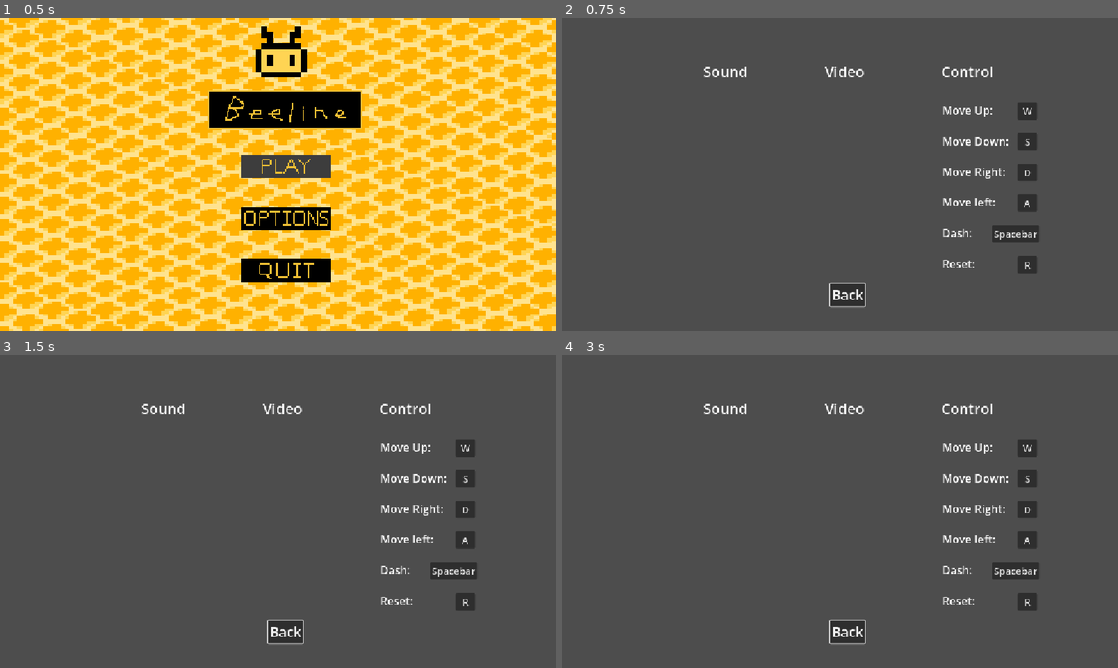
Above: before the commit, frames 1-4 (two rows, left to right).
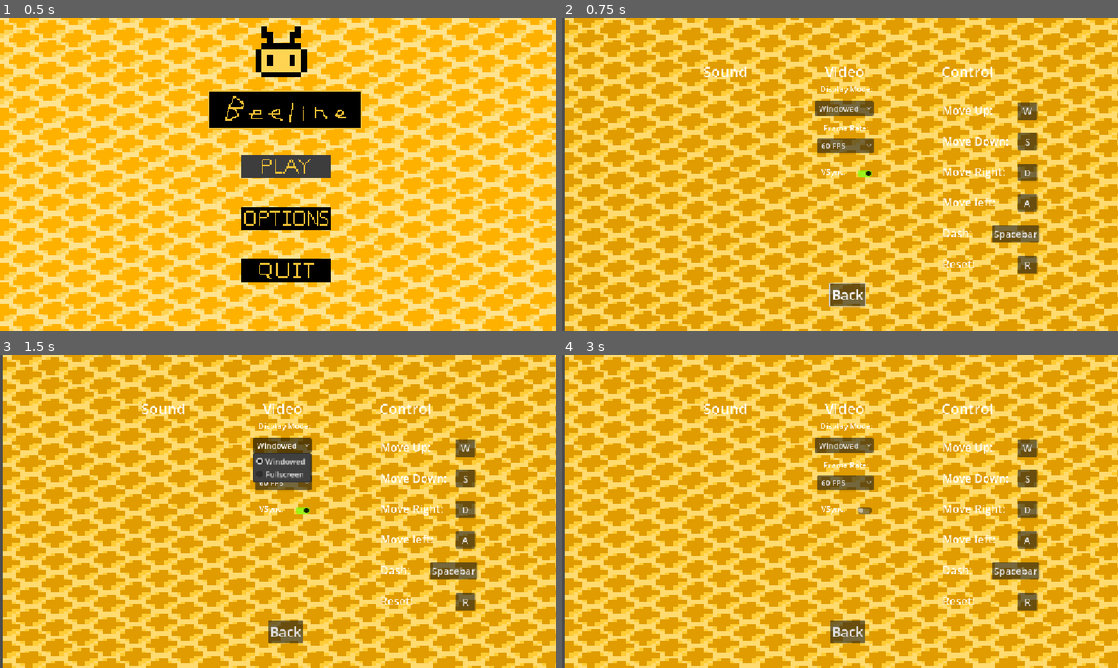
Above: after the commit, the same moments.

Repository: futurefleagames-lab/bee-line
Game: Godot game, scene res://scenes/menus/main_menu.tscn
Two runs of this game, one before a commit and one after it. Both use one fixed random seed, a clock stepped at 60 frames per second and the inputs below.
Inputs (mouse positions are in pixels of both pictures, inside the frame that each line leads up to):
- Up to frame 1 (0.5 s): no input
- Up to frame 2 (0.75 s): click (862, 218) at 0.5 s
- Up to frame 3 (1.5 s): click (283, 445) at 1.25 s, where only the run after the commit has a clickable "Windowed"
- Up to frame 4 (3 s): click (845, 483) at 2 s, where only the run after the commit has a clickable "60 FPS"; click (862, 511) at 2.77 s

Frame 1 is identical in both runs. In frame 2, 99% of the frame differs, in the area x 0-100%, y 0-100%; in frame 3, 98%; in frame 4, 99%.

Commit message:
added a few more options and replaced started polish on options menu.

Diff:
--- a/scenes/menus/options_menu.tscn
+++ b/scenes/menus/options_menu.tscn
@@ -1,6 +1,7 @@
 [gd_scene format=3 uid="uid://bys5wdfpiet3f"]
 
 [ext_resource type="Script" uid="uid://b1ntnnfmekqmp" path="res://scripts/menus/options_menu.gd" id="1_6r3ve"]
+[ext_resource type="Texture2D" uid="uid://dtxjau47kyelr" path="res://assets/honeycomb-darker.png" id="2_60mby"]
 
 [node name="OptionsMenu" type="Control" unique_id=1566570124]
 layout_mode = 3
@@ -152,6 +153,81 @@
 theme_override_font_sizes/font_size = 20
 text = "R"
 
+[node name="DisplayModeLabel" type="Label" parent="." unique_id=756043073]
+layout_mode = 0
+offset_left = 529.0
+offset_top = 135.0
+offset_right = 638.0
+offset_bottom = 158.0
+text = "Display Mode:"
+
+[node name="DisplayMode" type="OptionButton" parent="DisplayModeLabel" unique_id=384367134]
+unique_name_in_owner = true
+layout_mode = 0
+offset_left = -11.0
+offset_top = 37.0
+offset_right = 111.0
+offset_bottom = 68.0
+item_count = 2
+popup/item_0/text = "Windowed"
+popup/item_0/id = 0
+popup/item_1/text = "Fullscreen"
+popup/item_1/id = 1
+
+[node name="FrameRateLabel" type="Label" parent="." unique_id=1508118316]
+layout_mode = 0
+offset_left = 536.0
+offset_top = 216.0
+offset_right = 629.0
+offset_bottom = 239.0
+text = "Frame Rate:"
+
+[node name="FrameRate" type="OptionButton" parent="FrameRateLabel" unique_id=236729848]
+unique_name_in_owner = true
+layout_mode = 0
+offset_left = -13.0
+offset_top = 33.0
+offset_right = 104.0
+offset_bottom = 64.0
+item_count = 5
+popup/item_0/text = "30 FPS"
+popup/item_0/id = 0
+popup/item_1/text = "60 FPS"
+popup/item_1/id = 1
+popup/item_2/text = "120 FPS"
+popup/item_2/id = 2
+popup/item_3/text = "144 FPS"
+popup/item_3/id = 3
+popup/item_4/text = "Unlimited"
+popup/item_4/id = 4
+
+[node name="VSyncLabel" type="Label" parent="." unique_id=1529519050]
+layout_mode = 0
+offset_left = 531.0
+offset_top = 307.0
+offset_right = 581.0
+offset_bottom = 330.0
+text = "VSync:"
+
+[node name="VSync" type="CheckButton" parent="VSyncLabel" unique_id=1375839887]
+unique_name_in_owner = true
+layout_mode = 0
+offset_left = 68.0
+offset_top = 3.0
+offset_right = 112.0
+offset_bottom = 27.0
+
+[node name="bg" type="TextureRect" parent="." unique_id=354691138]
+z_index = -1
+layout_mode = 1
+anchors_preset = 15
+anchor_right = 1.0
+anchor_bottom = 1.0
+grow_horizontal = 2
+grow_vertical = 2
+mouse_filter = 2
+texture = ExtResource("2_60mby")
+
 [connection signal="pressed" from="upbutton" to="." method="_on_upbutton_pressed"]
 [connection signal="pressed" from="downbutton" to="." method="_on_downbutton_pressed"]
 [connection signal="pressed" from="rightbutton" to="." method="_on_rightbutton_pressed"]
@@ -159,3 +235,6 @@
 [connection signal="pressed" from="Quit" to="." method="_on_quit_pressed"]
 [connection signal="pressed" from="dashbutton" to="." method="_on_dashbutton_pressed"]
 [connection signal="pressed" from="resetbutton" to="." method="_on_resetbutton_pressed"]
+[connection signal="item_selected" from="DisplayModeLabel/DisplayMode" to="." method="_on_display_mode_item_selected"]
+[connection signal="item_selected" from="FrameRateLabel/FrameRate" to="." method="_on_frame_rate_item_selected"]
+[connection signal="toggled" from="VSyncLabel/VSync" to="." method="_on_v_sync_toggled"]
--- a/scripts/menus/options_menu.gd
+++ b/scripts/menus/options_menu.gd
@@ -2,6 +2,7 @@
 
 func _ready() -> void:
 	%Quit.grab_focus()
+	load_video_settings()
 
 #this script ought to handle most, if not everything in the options menu
 
@@ -79,8 +80,22 @@
 
 
 #VIDEO
+func _on_display_mode_item_selected(index: int) -> void:
+	if index == 0:
+		DisplayServer.window_set_mode(DisplayServer.WINDOW_MODE_WINDOWED)
+		SaveSystem.temporary_keys["display mode"] = "windowed"
+	elif index ==1:
+		DisplayServer.window_set_mode(DisplayServer.WINDOW_MODE_FULLSCREEN)
+		SaveSystem.temporary_keys["display mode"] = "fullscreen"
+
+	SaveSystem.save_file()
 
 
+func update_vsync_color():
+	if %VSync.button_pressed:
+		%VSync.self_modulate = Color.LAWN_GREEN
+	else:
+		%VSync.self_modulate = Color.WHITE
 
 #AUDIO
 
@@ -89,3 +104,48 @@
 #return player to start scene
 func _on_quit_pressed() -> void:
 	get_tree().change_scene_to_file("res://scenes/menus/main_menu.tscn")
+
+
+
+#func _on_display_mode_item_selected(index: int) -> void:
+	#pass # Replace with function body.
+
+const FPS_OPTIONS = [30, 60, 120, 144, 0]
+func _on_frame_rate_item_selected(index: int) -> void:
+	Engine.max_fps = FPS_OPTIONS[index]
+	SaveSystem.temporary_keys["frame rate"] = FPS_OPTIONS[index]
+	SaveSystem.save_file()
+
+func load_video_settings():
+	var mode = SaveSystem.temporary_keys["display mode"]
+	var fps = SaveSystem.temporary_keys["frame rate"]
+
+	if mode == "fullscreen":
+		%DisplayMode.select(1)
+	else:
+		%DisplayMode.select(0)
+
+	var fps_index = FPS_OPTIONS.find(fps)
+
+	if fps_index != -1:
+		%FrameRate.select(fps_index)
+	else:
+		%FrameRate.select(1)
+
+	%VSync.set_pressed_no_signal(SaveSystem.temporary_keys["vsync"])
+	update_vsync_color()
+
+
+
+
+func _on_v_sync_toggled(toggled_on: bool) -> void:
+	SaveSystem.temporary_keys["vsync"] = toggled_on
+
+	if toggled_on:
+		DisplayServer.window_set_vsync_mode(DisplayServer.VSYNC_ENABLED)
+	else:
+		DisplayServer.window_set_vsync_mode(DisplayServer.VSYNC_DISABLED)
+
+	SaveSystem.save_file()
+
+	update_vsync_color()
--- a/scripts/save_system.gd
+++ b/scripts/save_system.gd
@@ -44,7 +44,8 @@
 
 	#video settings
 	"display mode": "windowed",
-	"frame rate": 60
+	"frame rate": 60,
+	"vsync": true
 }
 
 func save_file():
@@ -98,10 +99,25 @@
 
 		temporary_keys.set("display mode", save_data.get("display mode"))
 		temporary_keys.set("frame rate", save_data.get("frame rate"))
+		temporary_keys.set("vsync", save_data.get("vsync", true))
+
+func apply_video_settings():
+	if temporary_keys["display mode"] == "fullscreen":
+		DisplayServer.window_set_mode(DisplayServer.WINDOW_MODE_FULLSCREEN)
+	else:
+		DisplayServer.window_set_mode(DisplayServer.WINDOW_MODE_WINDOWED)
+
+	Engine.max_fps = int(temporary_keys["frame rate"])
+
+	if temporary_keys["vsync"]:
+		DisplayServer.window_set_vsync_mode(DisplayServer.VSYNC_ENABLED)
+	else:
+		DisplayServer.window_set_vsync_mode(DisplayServer.VSYNC_DISABLED)
 
 # Called when the node enters the scene tree for the first time.
 func _ready() -> void:
 	load_file()
+	apply_video_settings()
 	save_file()
 
 
Not shown, added: scenes/menus/options_menu.tscn367510594.tmp
Not shown, added: scenes/menus/options_menu.tscn376424722.tmp
